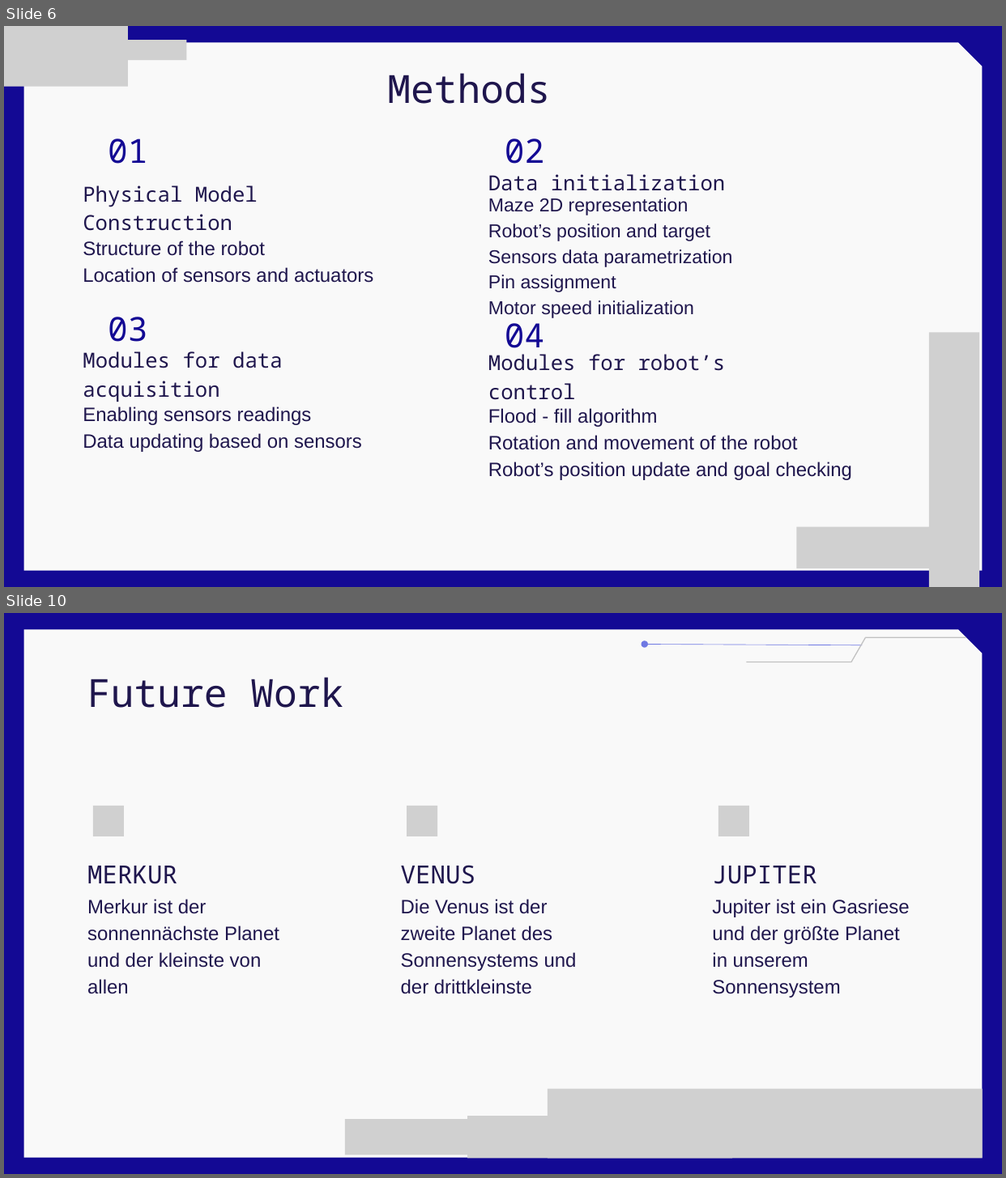
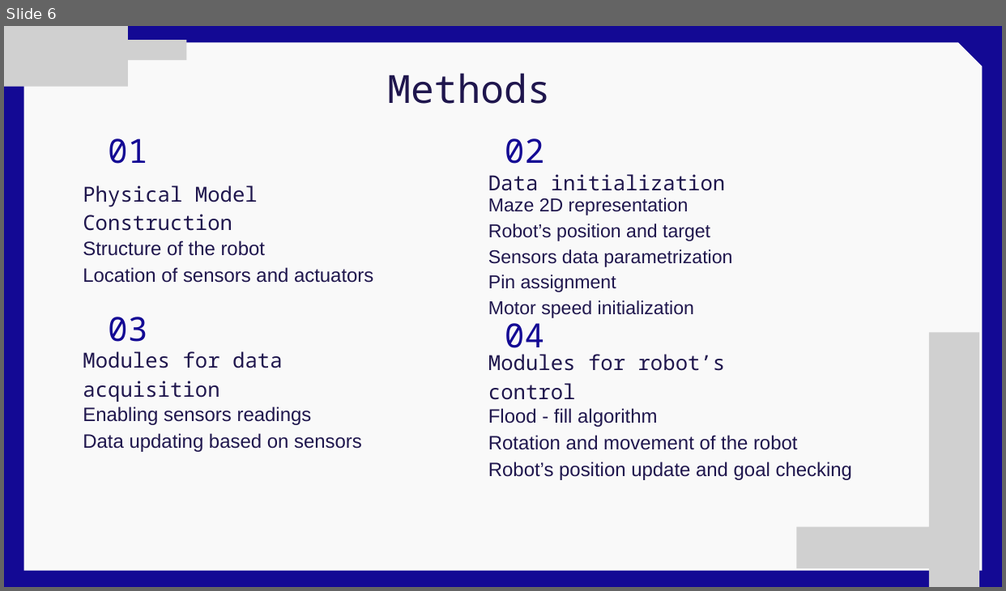
Before and after one commit to GenCabMon/proy_final_controlcont, a slide deck: Flood-Fill Algorithm for Maze Solving.pptx. Shown one above the other, each under a label of ours: slides 6 and 10 before the commit, slide 6 after it; the slides between them are not shown. The pictures are 1006x1178 and 1006x591 pixels, drawn with LibreOffice and Linux fonts; fonts in the diff are those of the drawing; grey boxes stand for pictures. Boxes give left, top, right and bottom in pixels: in the first picture for what was removed or moved away, otherwise in the second. Text is boxed around its words. In the diff, an @@ line names an element or a change of style, - is before the commit and + after.

```diff
--- a/Flood-Fill Algorithm for Maze Solving.pptx
+++ b/Flood-Fill Algorithm for Maze Solving.pptx
@@ slide 10 removed at (4, 613, 1002, 1174), background #130994 @@
@@ freeform shape removed at (24, 629, 982, 1158) @@
@@ arrow removed from (862, 645) to (645, 644) @@
@@ freeform shape removed at (747, 637, 966, 662) @@
@@ text removed at (87, 677, 343, 708) @@
-Future Work
@@ picture removed at (93, 806, 124, 837) @@
@@ picture removed at (407, 806, 437, 837) @@
@@ picture removed at (718, 806, 749, 837) @@
@@ text removed at (87, 866, 177, 884) @@
-MERKUR
@@ text removed at (401, 865, 475, 884) @@
-VENUS
@@ text removed at (712, 866, 816, 884) @@
-JUPITER
@@ text removed at (87, 899, 279, 995) @@
-Merkur ist der sonnennächste Planet und der kleinste von allen
@@ text removed at (401, 899, 577, 995) @@
-Die Venus ist der zweite Planet des Sonnensystems und der drittkleinste
@@ text removed at (712, 899, 910, 998) @@
-Jupiter ist ein Gasriese und der größte Planet in unserem Sonnensystem
@@ picture removed at (548, 1089, 982, 1158) @@
@@ picture removed at (345, 1119, 509, 1156) @@
@@ picture removed at (467, 1116, 732, 1158) @@
```
Also in this commit, not shown: 4 slides added, 2 other slides removed, 1 other file.
